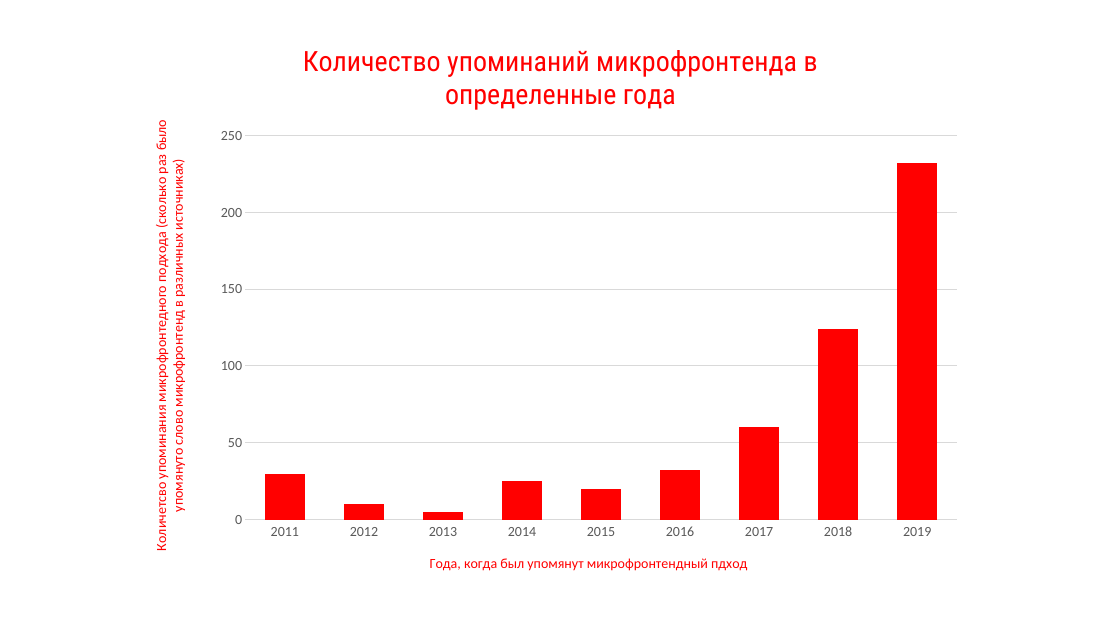
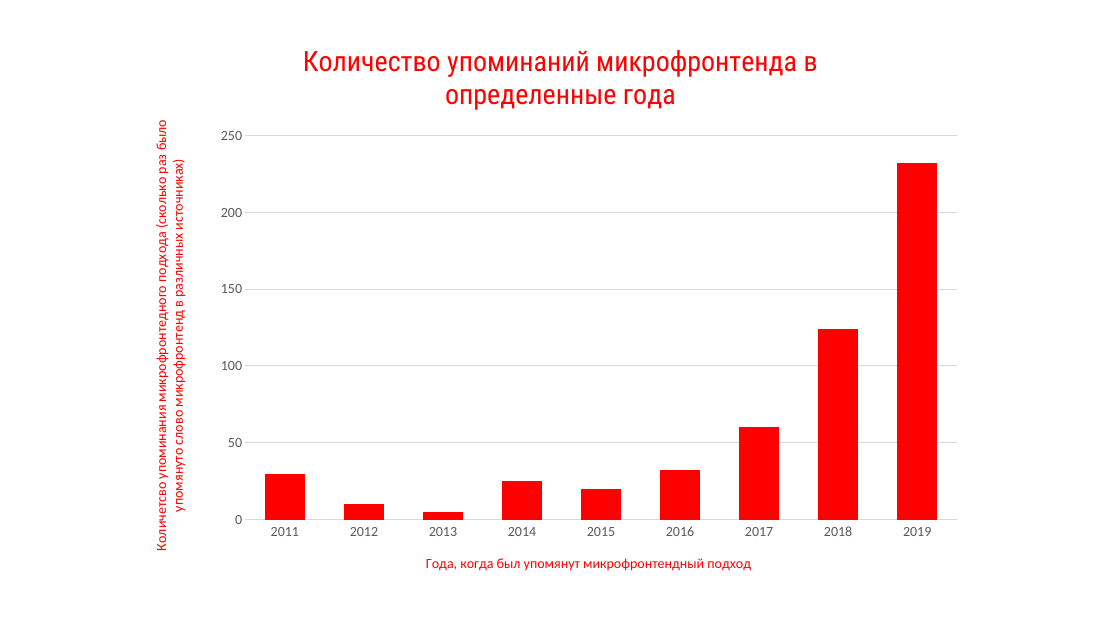
Before and after one commit to kamych1916/-, a slide deck: slide 11 of Презентация.pptx. Drawn at 1120x630 pixels with LibreOffice and Linux fonts; fonts in the diff are those of the drawing. Boxes give left, top, right and bottom in pixels: in the first picture for what was removed or moved away, otherwise in the second. Text is boxed around its words. In the diff, an @@ line names an element or a change of style, - is before the commit and + after.

```diff
--- a/Презентация.pptx
+++ b/Презентация.pptx
@@ column chart at [148,25,974,590] @@
@@ category axis title "Года, когда был упомянут микрофронтендный пдход " to "Года, когда был упомянут микрофронтендный подход " @@
```
Also in this commit, not shown: 4 other slides changed, 4 slides added, 2 slides removed.
